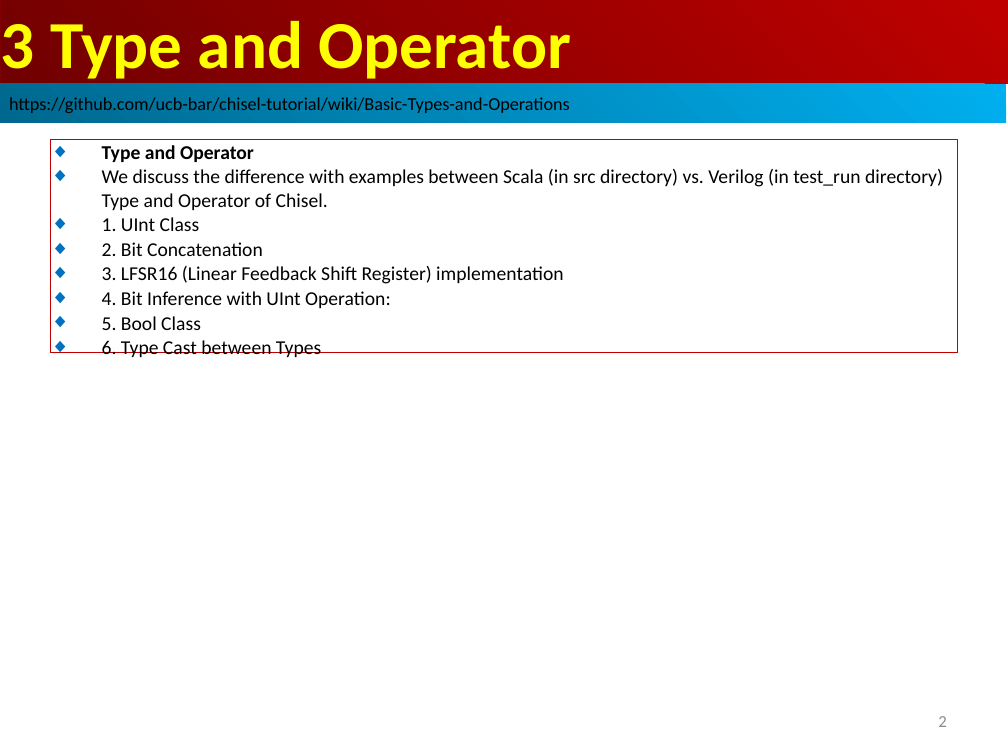
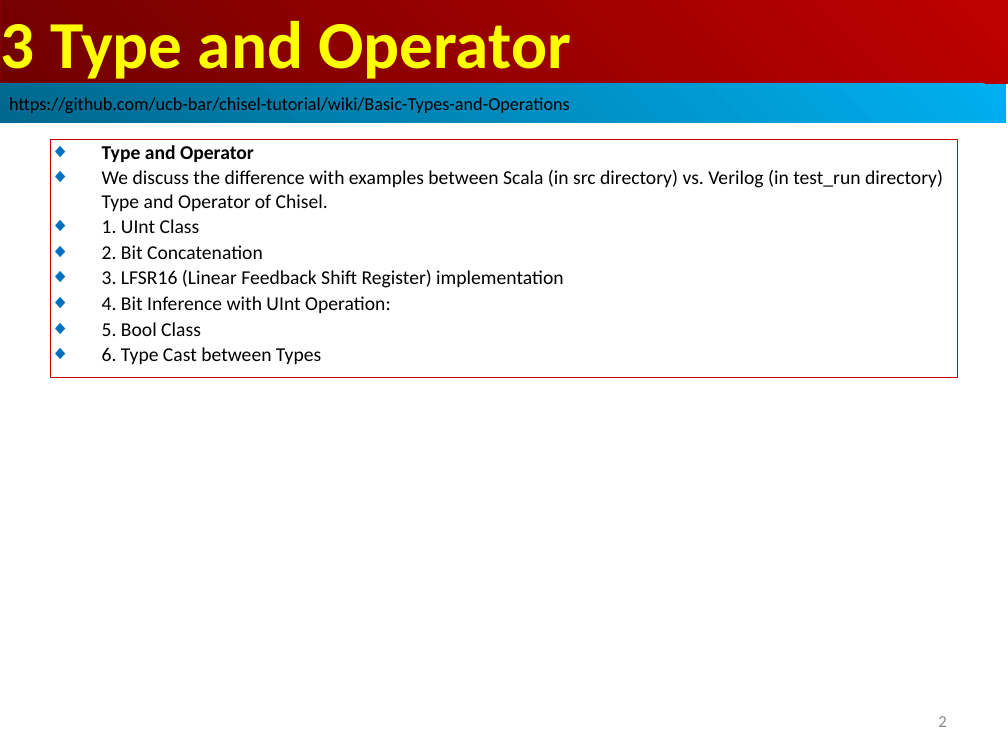
Before and after one commit to peterhchen/AIU_CS800_Chisel, a slide deck: slide 2 of 700_Dev_Guide/003_TypeOp/000_Video/003_TypeOp.ppt. Drawn at 1008x756 pixels with LibreOffice and Linux fonts; fonts in the diff are those of the drawing. Boxes give left, top, right and bottom in pixels: in the first picture for what was removed or moved away, otherwise in the second. Text is boxed around its words. In the diff, an @@ line names an element or a change of style, - is before the commit and + after.

```diff
--- a/700_Dev_Guide/003_TypeOp/000_Video/003_TypeOp.ppt
+++ b/700_Dev_Guide/003_TypeOp/000_Video/003_TypeOp.ppt
@@ rectangle "Type and Operator": place and size @@
-rectangle "Type and Operator" at [50,139,958,353]
+rectangle "Type and Operator" at [50,139,958,378]
```
Also in this commit, not shown: 1 other slide changed.
